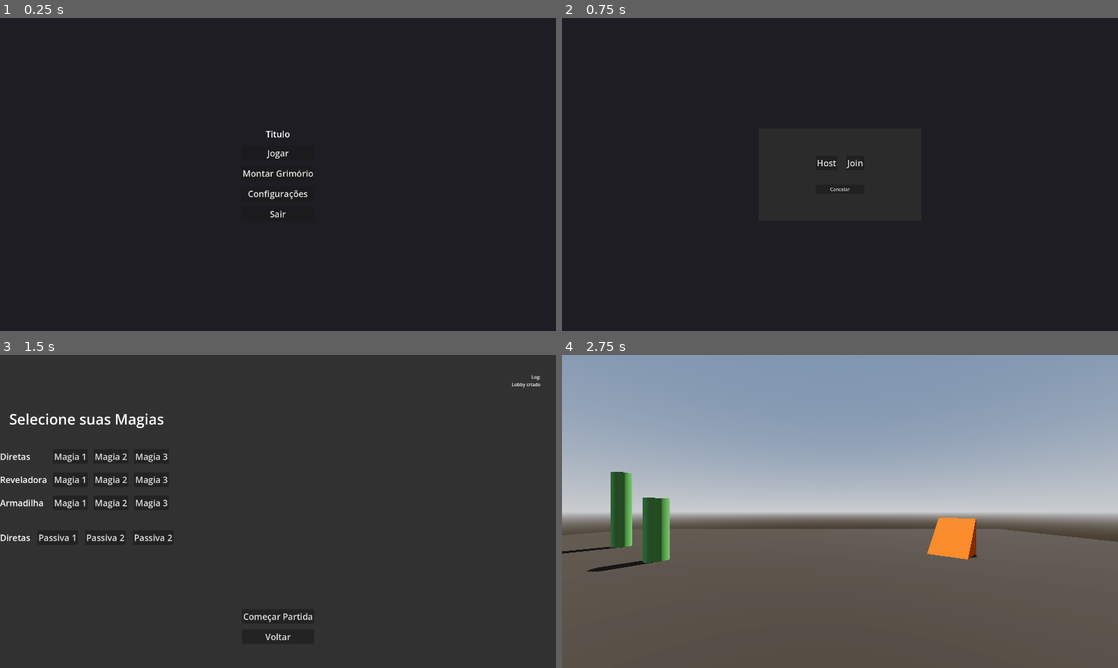
Above: before the commit, frames 1-4 (two rows, left to right).
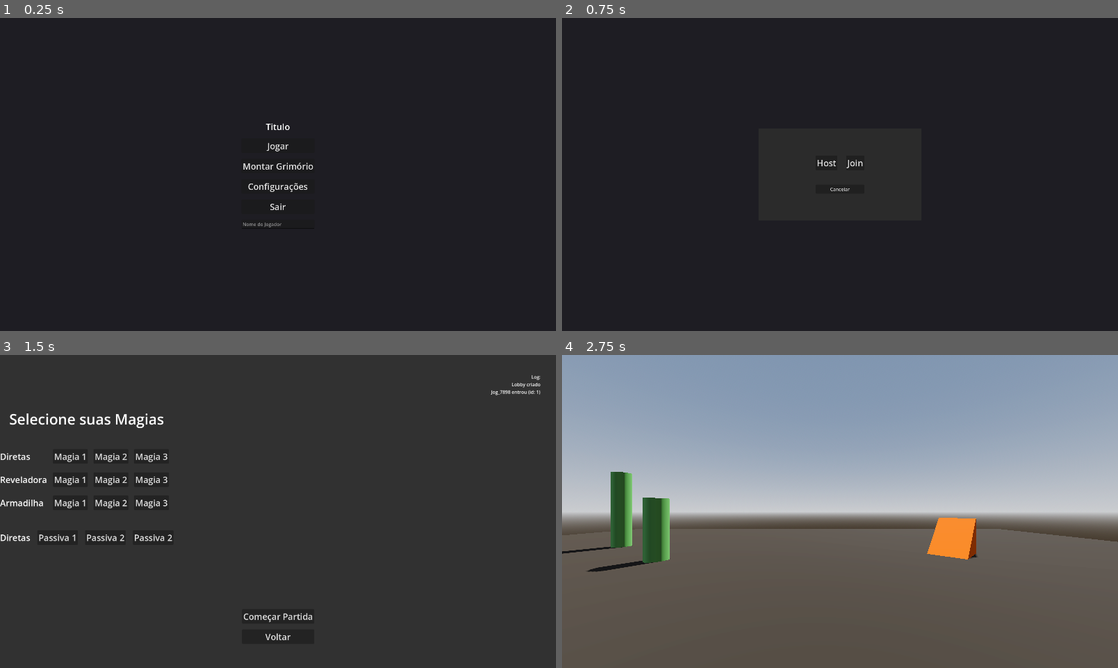
Above: after the commit, the same moments.

Repository: Isaaa43/Saudavel-e-Balanceado
Game: Godot game, scene res://cenas/main_game.tscn
Same seed, same stepped clock (60 frames per second), same inputs: the game is played once before the commit and once after it.
Inputs:
- Up to frame 1 (0.25 s): no input
- Up to frame 2 (0.75 s): click "Jogar" at 0.5 s
- Up to frame 3 (1.5 s): click "Host" at 1.25 s
- Up to frame 4 (2.75 s): click "Começar Partida" at 2 s

The runs differ from the first frame. In frame 1, 0.7% of the frame differs, in the area x 43-57%, y 33-67%; in frame 2, nothing differs; in frame 3, less than 0.1%; in frame 4, nothing differs.

Commit message:
Add jogador pode escolher nome

Diff:
--- a/luta-magos/cenas/menus/menu_inicial.tscn
+++ b/luta-magos/cenas/menus/menu_inicial.tscn
@@ -69,6 +69,12 @@
 layout_mode = 2
 theme = ExtResource("2_avi7h")
 text = "Sair"
+
+[node name="LineEditNomeJogador" type="LineEdit" parent="UI/VBoxContainer" unique_id=563903003]
+layout_mode = 2
+placeholder_text = "Nome do Jogador"
+max_length = 15
+emoji_menu_enabled = false
 
 [node name="PanelJogar" type="Panel" parent="." unique_id=222910812]
 visible = false
--- a/luta-magos/scripts/menus/menu_inicial.gd
+++ b/luta-magos/scripts/menus/menu_inicial.gd
@@ -2,6 +2,7 @@
 
 @onready var ui: PanelContainer = $UI
 @onready var panel_jogar: Panel = $PanelJogar
+@onready var line_edit_nome_jogador: LineEdit = $UI/VBoxContainer/LineEditNomeJogador
 
 func _on_button_sair_jogo_pressed() -> void:
 	get_tree().quit()
@@ -14,6 +15,12 @@
 func _on_button_jogar_pressed() -> void:
 	panel_jogar.show()
 	ui.hide()
+	# pegar nome
+	var nome_jog := line_edit_nome_jogador.text
+	if nome_jog.length() < 2:
+		nome_jog = "Jog_" + str(randi_range(1000, 9999))
+	print("nome_jog ", nome_jog)
+	NetworkClient.dados_jogador.nome = nome_jog
 
 func _on_button_cancelar_pressed() -> void:
 	panel_jogar.hide()
@@ -21,11 +28,6 @@
 
 func _on_button_host_pressed() -> void:
 	NetworkServer.criar_lobby()
-	#TrocaCenaTemp.go_to_menu_partida()
-	##TrocaCenaTemp.go_to_game()
-
 
 func _on_button_join_pressed() -> void:
 	NetworkClient.entrar_lobby()
-	#TrocaCenaTemp.go_to_menu_partida()
-	##TrocaCenaTemp.go_to_game()
--- a/luta-magos/scripts/network/autoloads/network_client.gd
+++ b/luta-magos/scripts/network/autoloads/network_client.gd
@@ -1,4 +1,6 @@
 extends Node
+
+@onready var dados_jogador : DadosJogador = criar_dados_jogador()
 
 # -----------------------------------------------------------------------------
 # Lobby
@@ -6,25 +8,26 @@
 
 func entrar_lobby() -> void:
 	Network.create_client()
+	# atualiza os dados do jogador
+	dados_jogador.peer_id = multiplayer.get_unique_id()
+
 	Network.on_connected_to_server.connect(_enviar_dados_jogador)
 	# TODO: tela de conexao
 	print("conectando ao servidor")
 
 func _enviar_dados_jogador() -> void:
-	var dados := criar_dados_jogador()
-
 	# Send to server
-	NetworkServer.registrar_jogador.rpc_id(Network.SERVER_ID, dados.to_dict())
+	NetworkServer.registrar_jogador.rpc_id(Network.SERVER_ID, dados_jogador.to_dict())
 
 	TrocaCenaTemp.go_to_menu_partida()
 	LogsAdm.add_conexao_texto("Entrou no lobby")
 
 func criar_dados_jogador() -> DadosJogador:
 	var dados := DadosJogador.new()
-	dados.peer_id     = multiplayer.get_unique_id()
-	dados.nome = "Jogador 2"
-	dados.grimorio = [1,2,3]
-	dados.stats = {"level": 5, "xp": 1200}
+	dados.peer_id	= -1
+	dados.nome 		= "Jogador"
+	dados.grimorio 	= [1,2,3]
+	dados.stats 	= {"level": 5, "xp": 1200}
 	return dados
 
 # -----------------------------------------------------------------------------
--- a/luta-magos/scripts/network/autoloads/network_server.gd
+++ b/luta-magos/scripts/network/autoloads/network_server.gd
@@ -15,8 +15,8 @@
 	Network.on_peer_connected.connect(_lobby_add_jogador)
 	Network.on_peer_disconnected.connect(_lobby_rem_jogador)
 	# cria os dados do jogador que criou o lobby
-	var dados_jog := NetworkClient.criar_dados_jogador()
-	dados_jogador_por_peer_id[Network.SERVER_ID] = dados_jog
+	var dados_jog := NetworkClient.dados_jogador
+	_registrar_jogador_peer_id(dados_jog, Network.SERVER_ID)
 
 func _lobby_add_jogador(peer_id: int) -> void:
 	LogsAdm.add_conexao_texto_peer("Jogador entrando", peer_id)
@@ -40,6 +40,7 @@
 		push_warning("Mismatched peer_id from sender %d" % sender_peer_id)
 		return
 
+	print("dados_jog ", dados)
 	var dados_jog := DadosJogador.from_dict(dados)
 	_registrar_jogador_peer_id(dados_jog, sender_peer_id)
 
